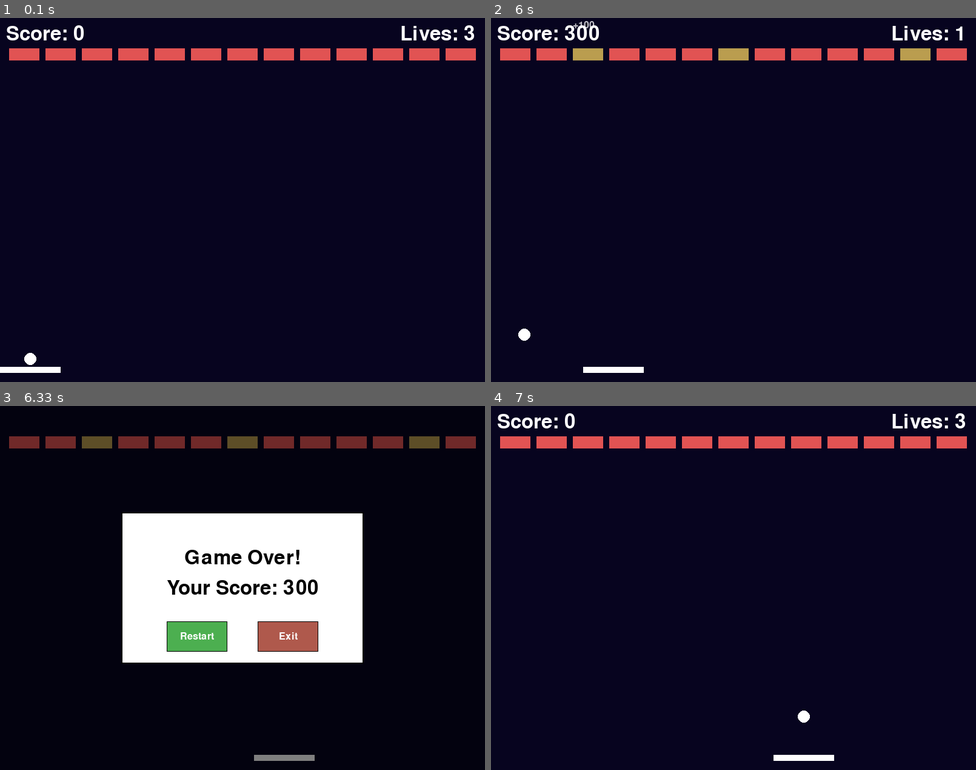
Above: before the commit, frames 1-4 (two rows, left to right).
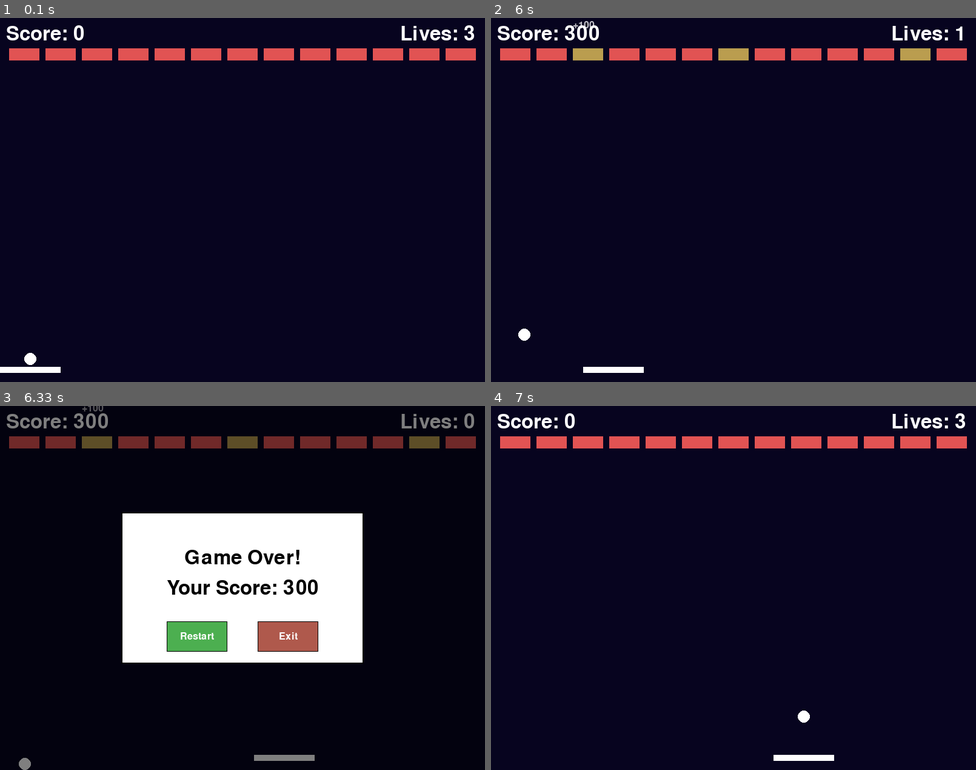
Above: after the commit, the same moments.

Repository: gnikkoch96/pygame-projects
Game: pygame game, started from brick_breaker/main.py
The game is run twice, just before and just after one commit, with the same random seed, the same clock (stepped at 60 frames per second) and the same inputs.
Inputs (mouse positions are in pixels of both pictures, inside the frame that each line leads up to):
- Up to frame 1 (0.1 s): no input
- Up to frame 2 (6 s): click (733, 200) at 0.38 s; click (782, 280) at 0.72 s; click (912, 327) at 1.05 s; click (617, 127) at 1.38 s; click (718, 138) at 1.72 s; click (830, 170) at 2.05 s; click (903, 294) at 2.38 s; click (578, 236) at 2.72 s; click (592, 130) at 3.05 s; click (617, 265) at 3.38 s; click (908, 283) at 3.72 s; click (588, 334) at 4.05 s; click (583, 221) at 4.38 s; click (762, 301) at 4.72 s; click (820, 320) at 5.05 s; click (563, 327) at 5.38 s; click (612, 261) at 5.72 s
- Up to frame 3 (6.33 s): tap Space at 6.07 s; click (286, 526) at 6.08 s
- Up to frame 4 (7 s): tap Space at 6.37 s; click (689, 635) at 6.55 s; click (801, 609) at 6.88 s

Frames 1-2 are identical in both runs. In frame 3, 0.7% of the frame differs, in the area x 1-98%, y 0-100%; in frame 4, nothing differs.

Commit message:
feat: refactored show dialog call to the main instead of in the player render function

Diff:
--- a/brick_breaker/entities/player.py
+++ b/brick_breaker/entities/player.py
@@ -69,6 +69,3 @@
 
         if DEBUG_MODE:
             pygame.draw.rect(screen, pygame.Color("#f90000"), self.hitbox, 1)
-
-        if self.lives <= 0:
-            show_dialog(screen, game_state, font, button_font, True)
--- a/brick_breaker/main.py
+++ b/brick_breaker/main.py
@@ -82,7 +82,9 @@
 
     pygame.display.flip()
 
-    if len(game_state.bricks) <= 0:
+    if game_state.player.lives <= 0:
+        show_dialog(screen, game_state, dialog_font, button_font, True)
+    if len(game_state.bricks) <= 12:
         show_dialog(screen, game_state, dialog_font, button_font, False, True)
 
 while game_state.running:
